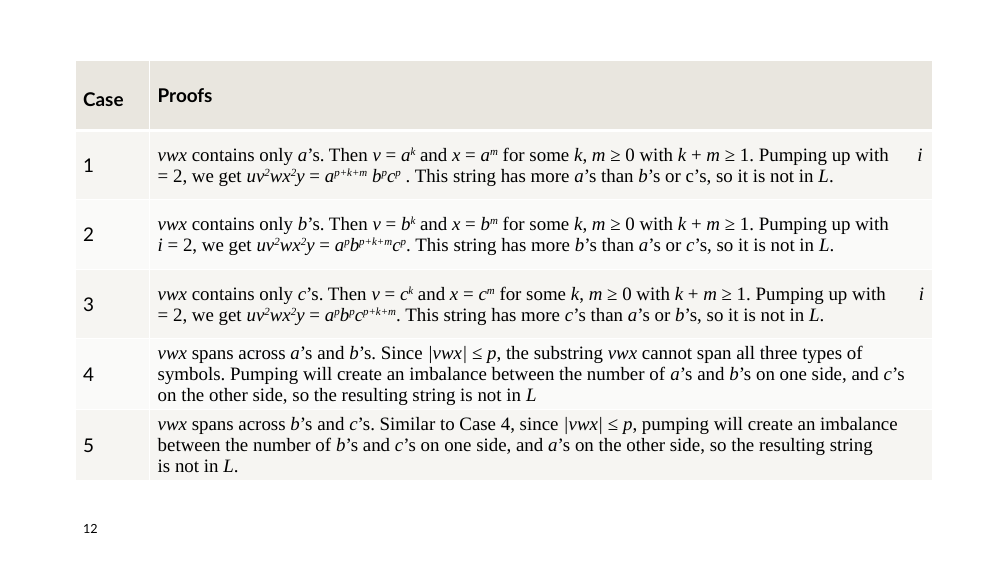
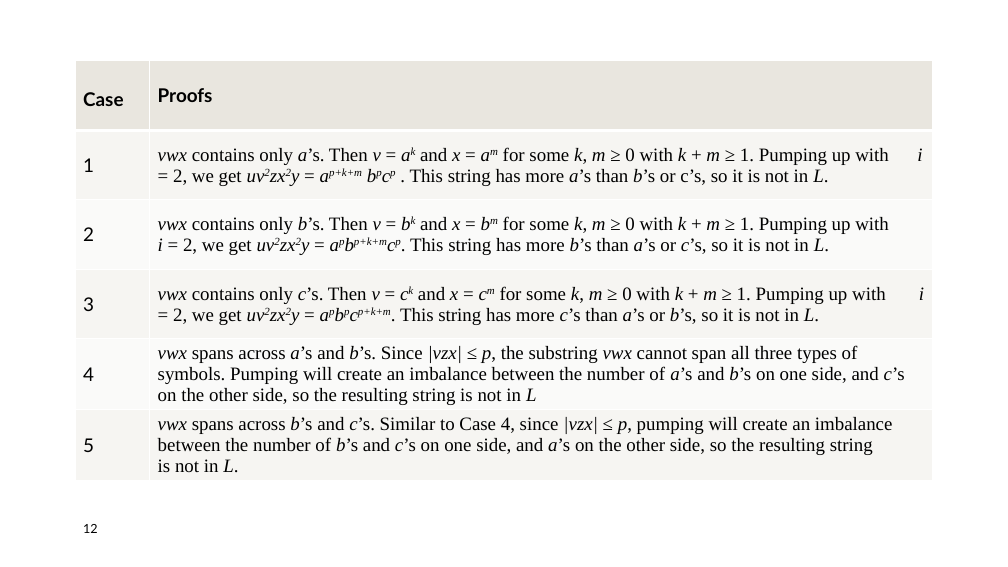
Before and after one commit to TANISHAAHUJA/comp-382assignment2, a slide deck: slide 12 of Comp382_ON1_A2_T1.pptx. Drawn at 1008x567 pixels with LibreOffice and Linux fonts; fonts in the diff are those of the drawing; background and template pictures are left out. Boxes give left, top, right and bottom in pixels: in the first picture for what was removed or moved away, otherwise in the second. Text is boxed around its words. In the diff, an @@ line names an element or a change of style, - is before the commit and + after.

```diff
--- a/Comp382_ON1_A2_T1.pptx
+++ b/Comp382_ON1_A2_T1.pptx
@@ table at (76, 61, 932, 492) @@
-row 2, column 2: vwx contains only a’s. Then v = ak and x = am for some k, m ≥ 0 with k + m ≥ 1. Pumping up with i = 2, we get uv2wx2y = ap+k+m bpcp . This string has more a’s than b’s or c’s, so it is not in L.
+row 2, column 2: vwx contains only a’s. Then v = ak and x = am for some k, m ≥ 0 with k + m ≥ 1. Pumping up with i = 2, we get uv2zx2y = ap+k+m bpcp . This string has more a’s than b’s or c’s, so it is not in L.
-row 3, column 2: vwx contains only b’s. Then v = bk and x = bm for some k, m ≥ 0 with k + m ≥ 1. Pumping up with i = 2, we get uv2wx2y = apbp+k+mcp. This string has more b’s than a’s or c’s, so it is not in L.
+row 3, column 2: vwx contains only b’s. Then v = bk and x = bm for some k, m ≥ 0 with k + m ≥ 1. Pumping up with i = 2, we get uv2zx2y = apbp+k+mcp. This string has more b’s than a’s or c’s, so it is not in L.
-row 4, column 2: vwx contains only c’s. Then v = ck and x = cm for some k, m ≥ 0 with k + m ≥ 1. Pumping up with i = 2, we get uv2wx2y = apbpcp+k+m. This string has more c’s than a’s or b’s, so it is not in L.
+row 4, column 2: vwx contains only c’s. Then v = ck and x = cm for some k, m ≥ 0 with k + m ≥ 1. Pumping up with i = 2, we get uv2zx2y = apbpcp+k+m. This string has more c’s than a’s or b’s, so it is not in L.
-row 5, column 2: vwx spans across a’s and b’s. Since |vwx| ≤ p, the substring vwx cannot span all three types of symbols. Pumping will create an imbalance between the number of a’s and b’s on one side, and c’s on the other side, so the resulting string is not in L
+row 5, column 2: vwx spans across a’s and b’s. Since |vzx| ≤ p, the substring vwx cannot span all three types of symbols. Pumping will create an imbalance between the number of a’s and b’s on one side, and c’s on the other side, so the resulting string is not in L
-row 6, column 2: vwx spans across b’s and c’s. Similar to Case 4, since |vwx| ≤ p, pumping will create an imbalance between the number of b’s and c’s on one side, and a’s on the other side, so the resulting string is not in L.
+row 6, column 2: vwx spans across b’s and c’s. Similar to Case 4, since |vzx| ≤ p, pumping will create an imbalance between the number of b’s and c’s on one side, and a’s on the other side, so the resulting string is not in L.
```
Also in this commit, not shown: 1 other slide changed.
